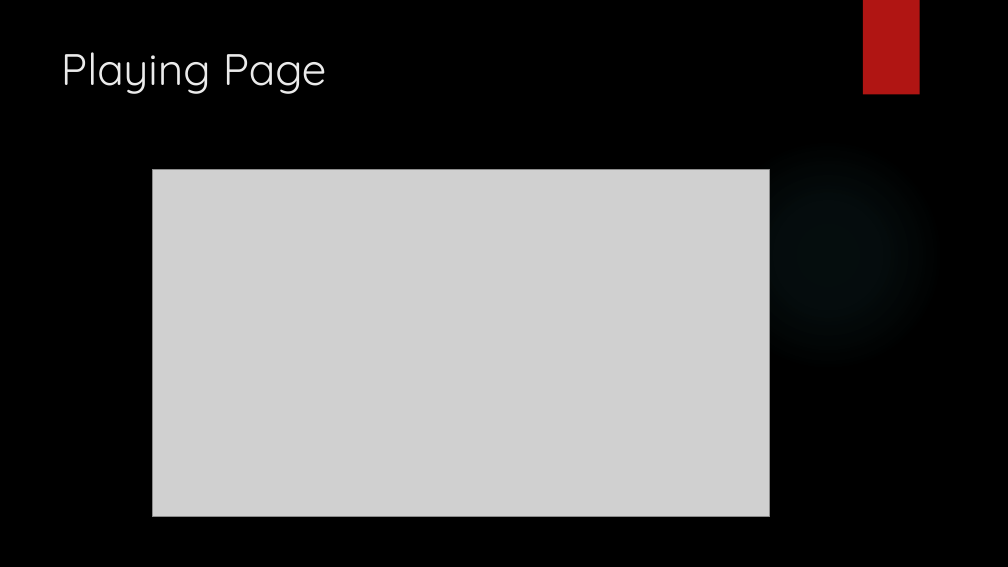
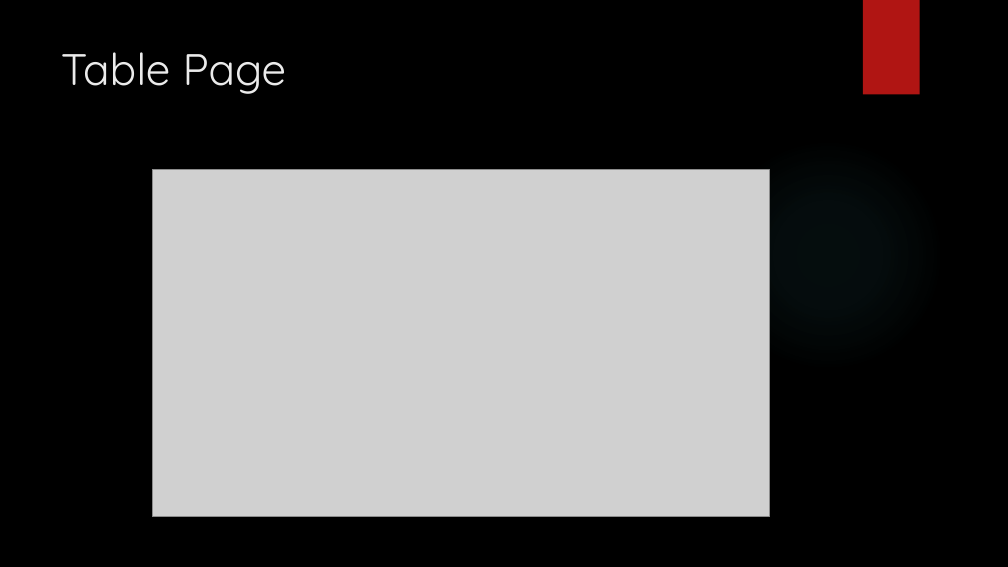
Before and after one commit to qhrjsdl/Webprogramming, a slide deck: slide 6 of Presentation BlackJack.pptx. Drawn at 1008x567 pixels with LibreOffice and Linux fonts; fonts in the diff are those of the drawing; grey boxes stand for pictures; background and template pictures are left out. Boxes give left, top, right and bottom in pixels: in the first picture for what was removed or moved away, otherwise in the second. Text is boxed around its words. In the diff, an @@ line names an element or a change of style, - is before the commit and + after.

```diff
--- a/Presentation BlackJack.pptx
+++ b/Presentation BlackJack.pptx
@@ title at (61,52,287,94): text changed @@
-Playing Page
+Table Page
```
Also in this commit, not shown: 1 other slide changed.
